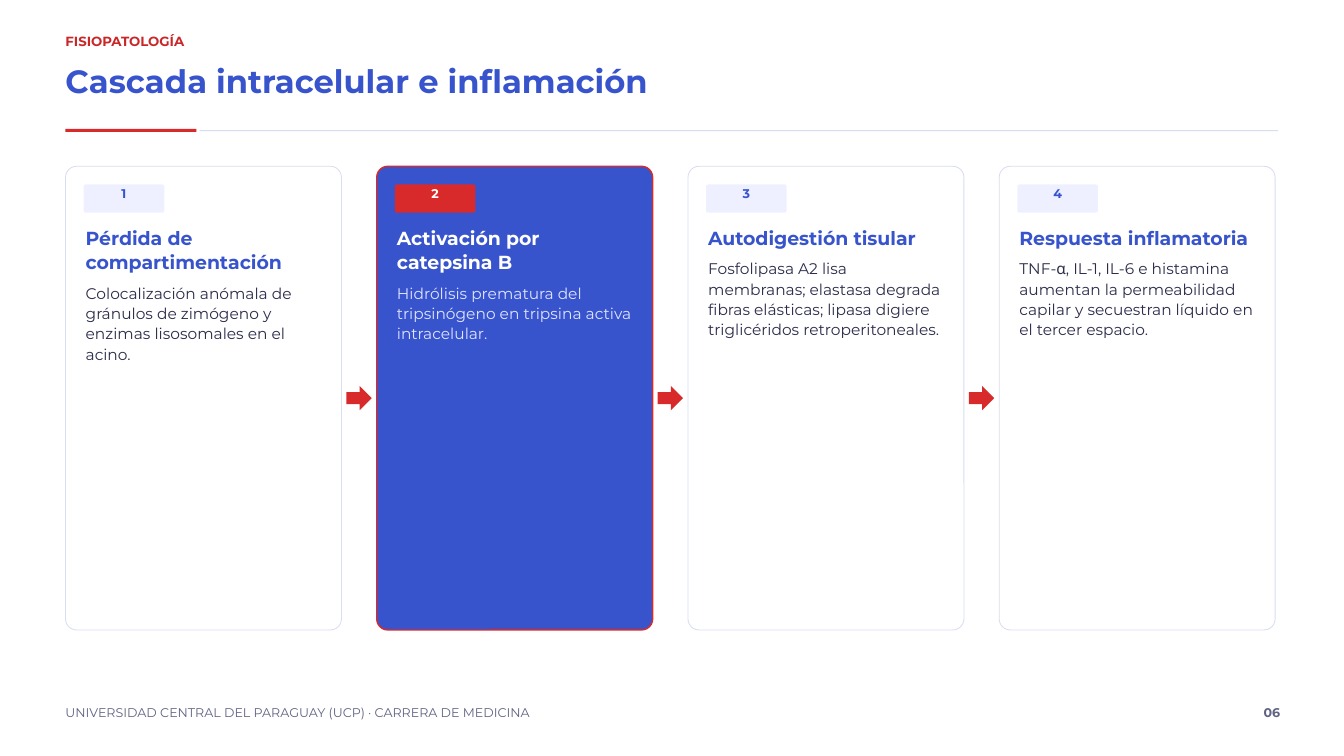
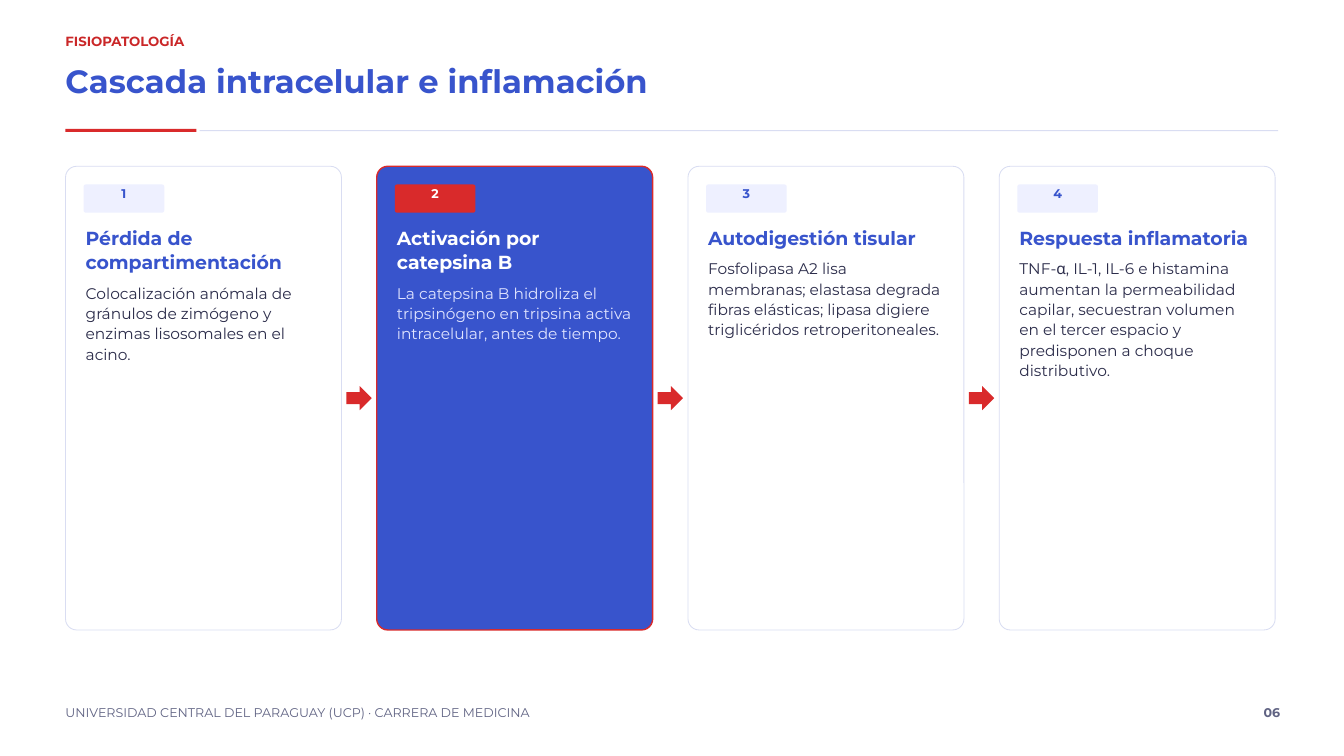
Before and after one commit to rpsin9096/slide-repo-v1, a slide deck: slide 6 of entregas-es/pancreatitis-biliar/Pancreatitis_biliar_12_diapositivas_es.pptx. Drawn at 1344x756 pixels with LibreOffice and Linux fonts; fonts in the diff are those of the drawing. Boxes give left, top, right and bottom in pixels: in the first picture for what was removed or moved away, otherwise in the second. Text is boxed around its words. In the diff, an @@ line names an element or a change of style, - is before the commit and + after.

```diff
--- a/entregas-es/pancreatitis-biliar/Pancreatitis_biliar_12_diapositivas_es.pptx
+++ b/entregas-es/pancreatitis-biliar/Pancreatitis_biliar_12_diapositivas_es.pptx
@@ text at (x1=1019, y1=262, x2=1235, y2=376): text changed @@
-TNF-α, IL-1, IL-6 e histamina aumentan la permeabilidad capilar y secuestran líquido en el tercer espacio.
+TNF-α, IL-1, IL-6 e histamina aumentan la permeabilidad capilar, secuestran volumen en el tercer espacio y predisponen a choque distributivo.
@@ text at (x1=397, y1=287, x2=631, y2=342): text changed @@
-Hidrólisis prematura del tripsinógeno en tripsina activa intracelular.
+La catepsina B hidroliza el tripsinógeno en tripsina activa intracelular, antes de tiempo.
```
Also in this commit, not shown: 8 other slides changed, 3 other files.
